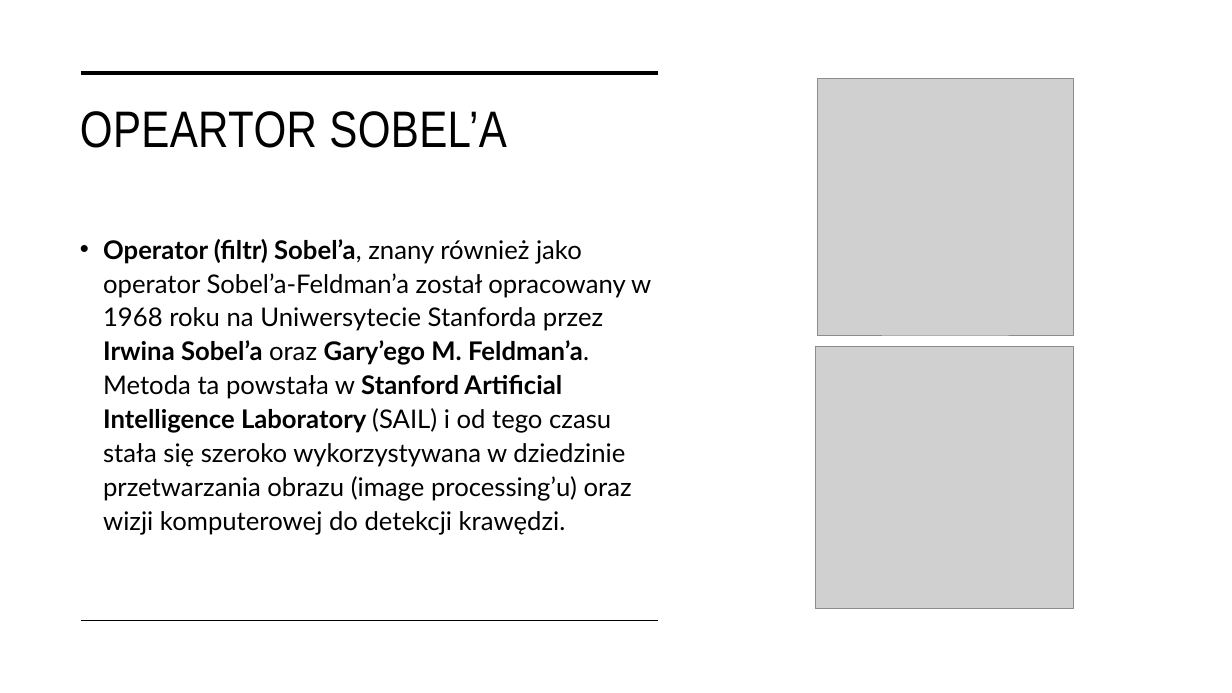
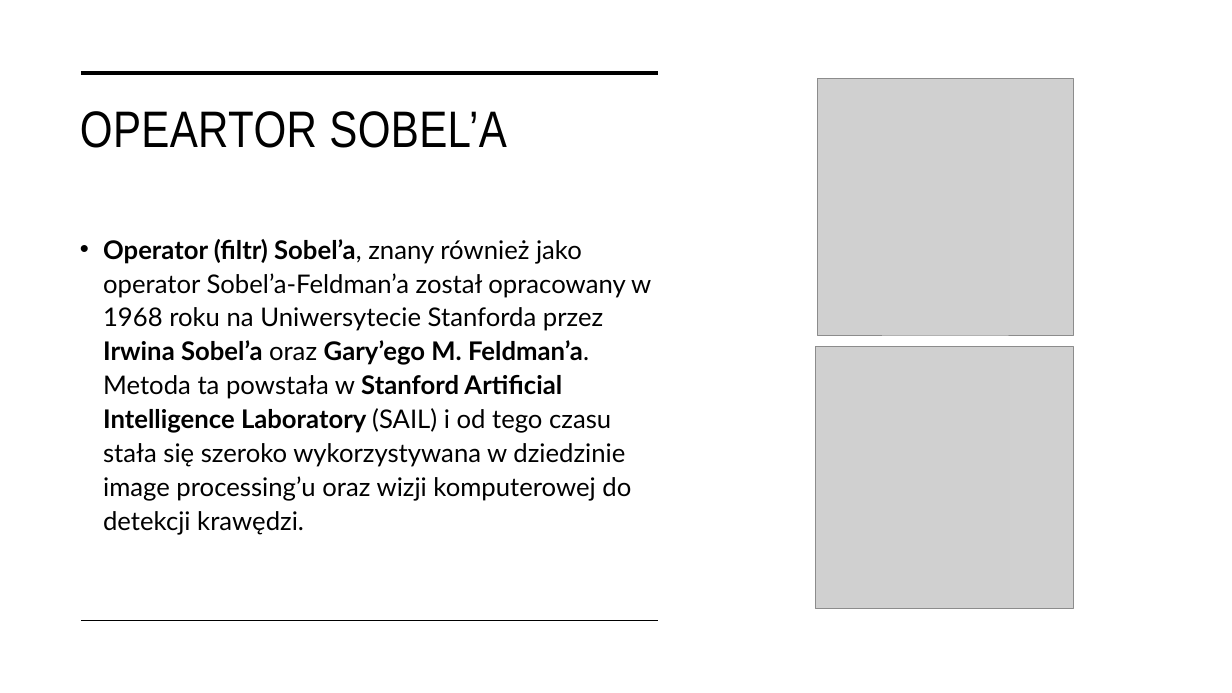
Before and after one commit to igorkotlarz1/Sobel-edge-detection, a slide deck: slide 2 of Dokumenty/Detekcja krawędzi operatorem Sobel’a.pptx. Drawn at 1232x693 pixels with LibreOffice and Linux fonts; fonts in the diff are those of the drawing; grey boxes stand for pictures. Boxes give left, top, right and bottom in pixels: in the first picture for what was removed or moved away, otherwise in the second. Text is boxed around its words. In the diff, an @@ line names an element or a change of style, - is before the commit and + after.

```diff
--- a/Dokumenty/Detekcja krawędzi operatorem Sobel’a.pptx
+++ b/Dokumenty/Detekcja krawędzi operatorem Sobel’a.pptx
@@ text at (103, 239, 651, 535): text changed @@
-• Operator (filtr) Sobel’a, znany również jako operator Sobel’a-Feldman’a został opracowany w 1968 roku na Uniwersytecie Stanforda przez Irwina Sobel’a oraz Gary’ego M. Feldman’a. Metoda ta powstała w Stanford Artificial Intelligence Laboratory (SAIL) i od tego czasu stała się szeroko wykorzystywana w dziedzinie przetwarzania obrazu (image processing’u) oraz wizji komputerowej do detekcji krawędzi.
+• Operator (filtr) Sobel’a, znany również jako operator Sobel’a-Feldman’a został opracowany w 1968 roku na Uniwersytecie Stanforda przez Irwina Sobel’a oraz Gary’ego M. Feldman’a. Metoda ta powstała w Stanford Artificial Intelligence Laboratory (SAIL) i od tego czasu stała się szeroko wykorzystywana w dziedzinie image processing’u oraz wizji komputerowej do detekcji krawędzi.
```
Also in this commit, not shown: 2 other slides changed.
